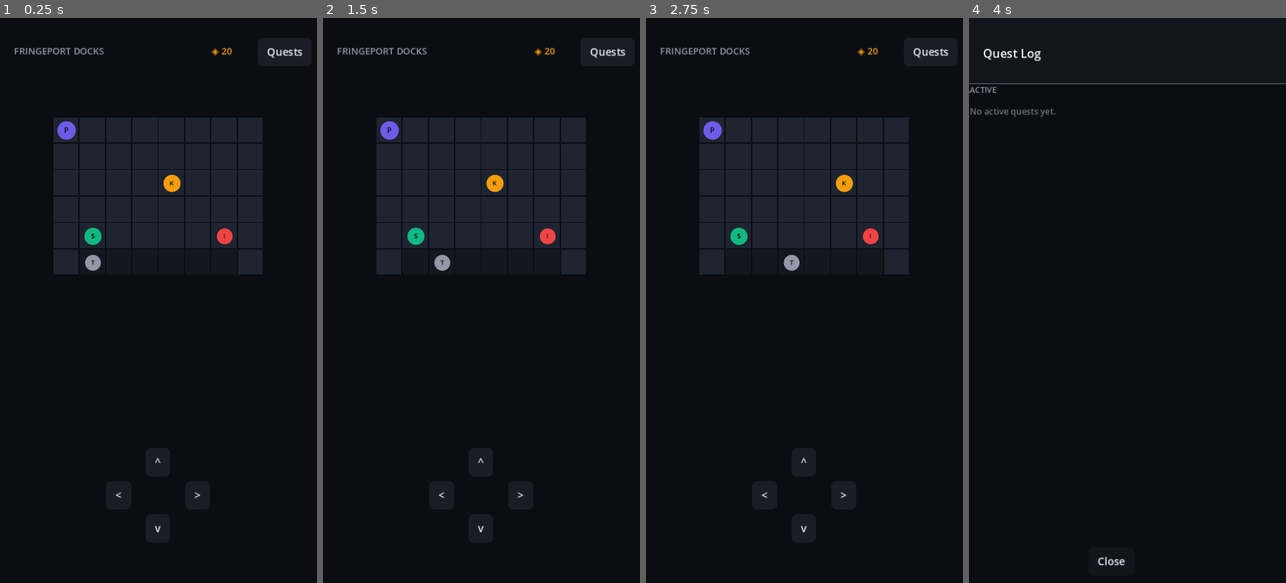
Above: before the commit, frames 1-4 (left to right).
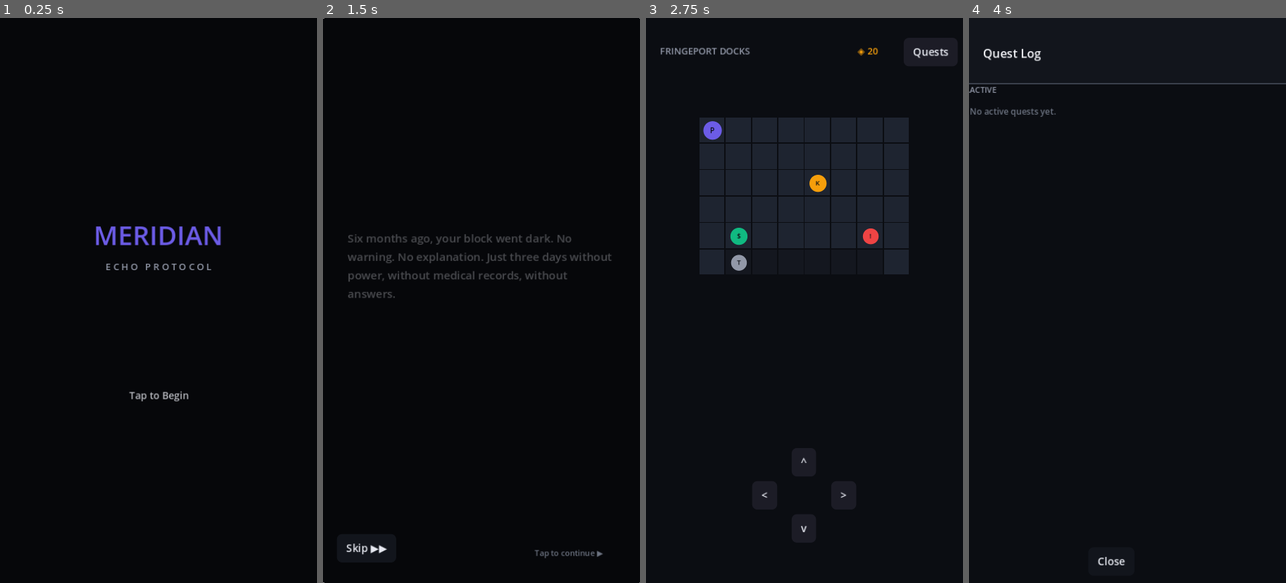
Above: after the commit, the same moments.

Repository: Bukfif40/CyberLearn
Game: Godot game, scene res://scenes/TitleScreen.tscn
The game is run twice, just before and just after one commit, with the same random seed, the same clock (stepped at 60 frames per second) and the same inputs. Before the commit the project starts from res://scenes/Main.tscn.
Inputs (mouse positions are in pixels of both pictures, inside the frame that each line leads up to):
- Up to frame 1 (0.25 s): no input
- Up to frame 2 (1.5 s): click (481, 300) at 0.52 s; click (481, 300) at 1.27 s
- Up to frame 3 (2.75 s): click (690, 549) at 2 s, where only the run after the commit has a clickable "Skip ▶▶"
- Up to frame 4 (4 s): click "Quests" at 2.75 s; tap Enter at 3.5 s; hold Right from 3.53 s (still down)

The runs differ from the first frame. In frame 1, 18% of the frame differs, in the area x 4-99%, y 3-93%; in frame 2, 18%, in the area x 0-100%, y 0-100%; in frame 3, 0.5%; in frame 4, nothing differs.

Commit message:
Add title screen + reusable cutscene system, opening story sequence
TitleScreen.tscn is now the entry point (project.godot run/main_scene
updated): "MERIDIAN / ECHO PROTOCOL", a pulsing "Tap to Begin" prompt,
tap-anywhere to start.

Cutscene.tscn/gd is built as a generic, reusable player rather than a
one-off intro scene: GameManager.pending_cutscene_beats (array of
narrative strings) and pending_cutscene_next_scene are set before
navigating to it, so every future story beat (district transitions,
the ECHO reveal, the ending) reuses this same scene instead of a new
one-off per beat. Each beat fades in via Tween, tap or click to
advance, with a skip button for replay convenience during dev/testing.

Wrote the opening sequence (GameManager.INTRO_CUTSCENE): six beats
establishing Meridian, the Lattice, the six-months-ago blackout that
hit the player's own block, and Kessler recruiting them — deliberately
ending right where Kessler's existing Fringeport Docks dialogue picks
up ("You're the one who kept asking about the blackout...") so the
cutscene and the in-game dialogue read as one continuous scene rather
than two disconnected pieces of writing.

Verified with real screenshots via Xvfb + software rendering, each
scene tested as its own genuine scene root (not nested in a wrapper)
after nesting one under a Node2D test harness produced a misleading
gray background — Control anchor-sizing behaves differently when
nested under a non-Control parent than when it's the actual scene
root, which is how it always runs in real gameplay. Confirmed both
the title screen and cutscene beat rendering are correct standalone.

Co-Authored-By: Claude Sonnet 5 <noreply@anthropic.com>
Claude-Session: https://claude.ai/code/session_01QRXasD13o1tk5eGRsbn6EC

Diff:
--- a/godot/autoload/GameManager.gd
+++ b/godot/autoload/GameManager.gd
@@ -107,6 +107,18 @@
 	},
 ]
 
+# The opening cutscene. Deliberately ends right where Kessler's existing
+# Fringeport Docks dialogue picks up ("You're the one who kept asking about
+# the blackout...") so the two read as one continuous scene.
+const INTRO_CUTSCENE := [
+	"MERIDIAN.\n\nA city that never sleeps — because it can't. Every district, every home, every transit line answers to one network: the Lattice.",
+	"Six months ago, your block went dark. No warning. No explanation. Just three days without power, without medical records, without answers.",
+	"The city called it routine maintenance. You didn't believe that then. You don't believe it now.",
+	"You started asking questions. Most people stopped listening.\n\nOne person didn't.",
+	"Her name is Kessler. She used to defend the Lattice for a living. Now she does it quietly — because the city stopped reporting what actually happens down here.",
+	"Today, she's bringing you in.",
+]
+
 # ---- Runtime state (persists across scene changes since this is an autoload) ----
 
 var credits: int = 20
@@ -121,6 +133,12 @@
 # Set right before change_scene_to_file so the target scene knows what to load.
 var pending_encounter_id: String = ""
 var pending_vendor_npc_id: String = ""
+
+# Generic cutscene player state — any future story beat (district
+# transitions, the ECHO reveal, the ending) reuses Cutscene.tscn by setting
+# these two before navigating there, rather than a one-off scene per beat.
+var pending_cutscene_beats: Array = []
+var pending_cutscene_next_scene: String = "res://scenes/Main.tscn"
 
 
 func get_npc(id: String) -> Dictionary:
--- a/godot/project.godot
+++ b/godot/project.godot
@@ -11,7 +11,7 @@
 [application]
 
 config/name="CyberLearn Quest"
-run/main_scene="res://scenes/Main.tscn"
+run/main_scene="res://scenes/TitleScreen.tscn"
 config/features=PackedStringArray("4.3", "Mobile")
 
 [autoload]
--- /dev/null
+++ b/godot/scenes/Cutscene.tscn
@@ -0,0 +1,10 @@
+[gd_scene load_steps=2 format=3]
+
+[ext_resource type="Script" path="res://scripts/Cutscene.gd" id="1"]
+
+[node name="Cutscene" type="Control"]
+layout_mode = 3
+anchors_preset = 15
+anchor_right = 1.0
+anchor_bottom = 1.0
+script = ExtResource("1")
--- /dev/null
+++ b/godot/scenes/TitleScreen.tscn
@@ -0,0 +1,10 @@
+[gd_scene load_steps=2 format=3]
+
+[ext_resource type="Script" path="res://scripts/TitleScreen.gd" id="1"]
+
+[node name="TitleScreen" type="Control"]
+layout_mode = 3
+anchors_preset = 15
+anchor_right = 1.0
+anchor_bottom = 1.0
+script = ExtResource("1")
--- /dev/null
+++ b/godot/scripts/Cutscene.gd
@@ -0,0 +1,76 @@
+extends Control
+const UIHelpers = preload("res://scripts/UIHelpers.gd")
+
+var beats: Array = []
+var index := 0
+var next_scene: String = "res://scenes/Main.tscn"
+
+var text_label: Label
+var hint_label: Label
+
+
+func _ready() -> void:
+	beats = GameManager.pending_cutscene_beats
+	next_scene = GameManager.pending_cutscene_next_scene
+	if beats.is_empty():
+		_finish()
+		return
+	_build_ui()
+	_show_beat()
+
+
+func _build_ui() -> void:
+	var bg := ColorRect.new()
+	bg.color = Color8(6, 7, 10)
+	bg.set_anchors_preset(Control.PRESET_FULL_RECT)
+	add_child(bg)
+
+	text_label = Label.new()
+	text_label.position = Vector2(36, 320)
+	text_label.size = Vector2(408, 380)
+	text_label.autowrap_mode = TextServer.AUTOWRAP_WORD
+	text_label.horizontal_alignment = HORIZONTAL_ALIGNMENT_LEFT
+	text_label.vertical_alignment = VERTICAL_ALIGNMENT_TOP
+	text_label.add_theme_color_override("font_color", Color8(230, 232, 239))
+	text_label.add_theme_font_size_override("font_size", 17)
+	add_child(text_label)
+
+	hint_label = Label.new()
+	hint_label.position = Vector2(320, 800)
+	hint_label.add_theme_color_override("font_color", Color8(107, 114, 128))
+	hint_label.add_theme_font_size_override("font_size", 12)
+	add_child(hint_label)
+
+	# Full-rect click-catcher added first, so it sits *below* the skip
+	# button in input priority (Godot dispatches input to the most
+	# recently added sibling first) — otherwise the skip button would be
+	# visually present but unclickable, permanently shadowed by this.
+	var advance_btn := Button.new()
+	advance_btn.flat = true
+	advance_btn.set_anchors_preset(Control.PRESET_FULL_RECT)
+	advance_btn.pressed.connect(Callable(self, "_advance"))
+	add_child(advance_btn)
+
+	var skip_btn := UIHelpers.make_button("Skip ▶▶", Callable(self, "_finish"), Color8(18, 21, 28))
+	skip_btn.position = Vector2(20, 780)
+	add_child(skip_btn)
+
+
+func _show_beat() -> void:
+	text_label.text = String(beats[index])
+	text_label.modulate.a = 0.0
+	var tween := create_tween()
+	tween.tween_property(text_label, "modulate:a", 1.0, 0.5)
+	hint_label.text = "Tap to continue ▶" if index < beats.size() - 1 else "Tap to begin ▶"
+
+
+func _advance() -> void:
+	if index < beats.size() - 1:
+		index += 1
+		_show_beat()
+	else:
+		_finish()
+
+
+func _finish() -> void:
+	get_tree().change_scene_to_file(next_scene)
--- /dev/null
+++ b/godot/scripts/TitleScreen.gd
@@ -0,0 +1,54 @@
+extends Control
+
+var prompt_label: Label
+
+
+func _ready() -> void:
+	var bg := ColorRect.new()
+	bg.color = Color8(6, 7, 10)
+	bg.set_anchors_preset(Control.PRESET_FULL_RECT)
+	add_child(bg)
+
+	var title := Label.new()
+	title.text = "MERIDIAN"
+	title.position = Vector2(0, 300)
+	title.size = Vector2(480, 60)
+	title.horizontal_alignment = HORIZONTAL_ALIGNMENT_CENTER
+	title.add_theme_color_override("font_color", Color8(108, 92, 231))
+	title.add_theme_font_size_override("font_size", 40)
+	add_child(title)
+
+	var subtitle := Label.new()
+	subtitle.text = "E C H O   P R O T O C O L"
+	subtitle.position = Vector2(0, 366)
+	subtitle.size = Vector2(480, 30)
+	subtitle.horizontal_alignment = HORIZONTAL_ALIGNMENT_CENTER
+	subtitle.add_theme_color_override("font_color", Color8(146, 152, 168))
+	subtitle.add_theme_font_size_override("font_size", 14)
+	add_child(subtitle)
+
+	prompt_label = Label.new()
+	prompt_label.text = "Tap to Begin"
+	prompt_label.position = Vector2(0, 560)
+	prompt_label.size = Vector2(480, 30)
+	prompt_label.horizontal_alignment = HORIZONTAL_ALIGNMENT_CENTER
+	prompt_label.add_theme_color_override("font_color", Color8(230, 232, 239))
+	prompt_label.add_theme_font_size_override("font_size", 15)
+	add_child(prompt_label)
+
+	var tween := create_tween()
+	tween.set_loops()
+	tween.tween_property(prompt_label, "modulate:a", 0.2, 0.9)
+	tween.tween_property(prompt_label, "modulate:a", 1.0, 0.9)
+
+	var start_btn := Button.new()
+	start_btn.flat = true
+	start_btn.set_anchors_preset(Control.PRESET_FULL_RECT)
+	start_btn.pressed.connect(Callable(self, "_start"))
+	add_child(start_btn)
+
+
+func _start() -> void:
+	GameManager.pending_cutscene_beats = GameManager.INTRO_CUTSCENE
+	GameManager.pending_cutscene_next_scene = "res://scenes/Main.tscn"
+	get_tree().change_scene_to_file("res://scenes/Cutscene.tscn")
